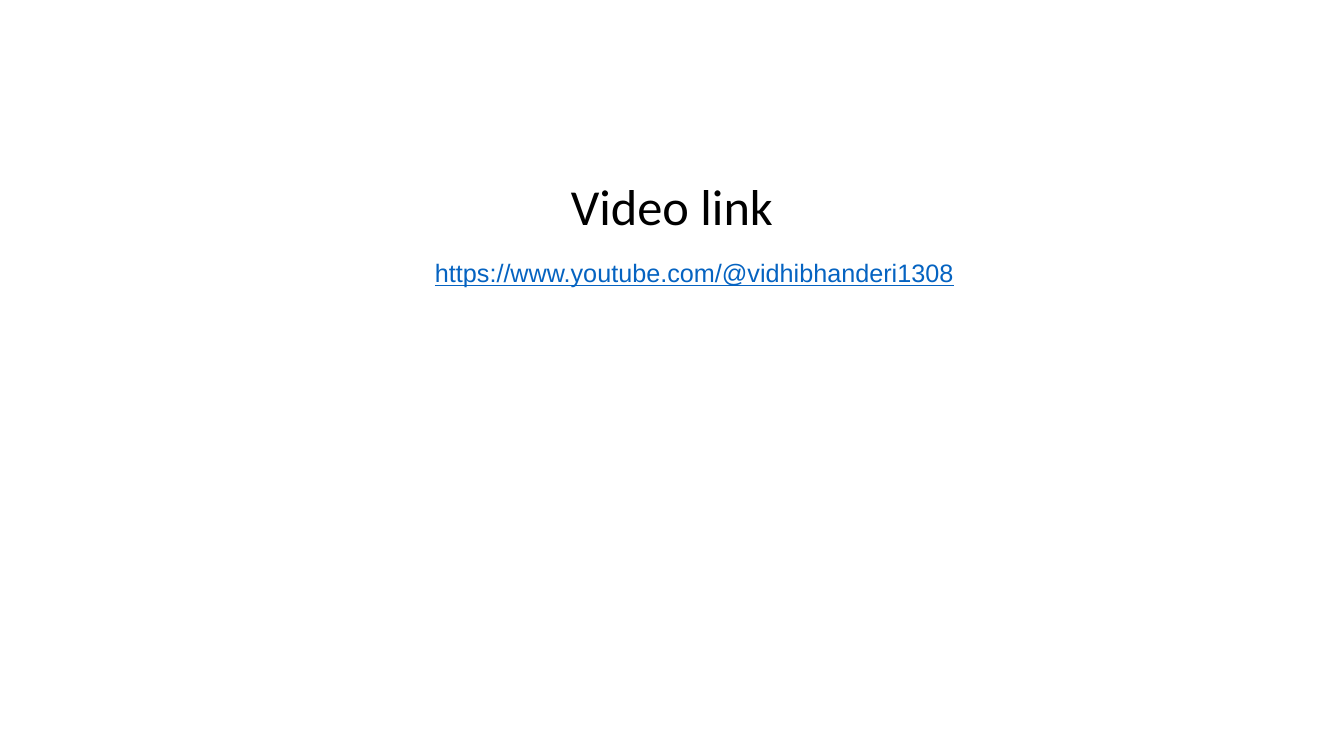
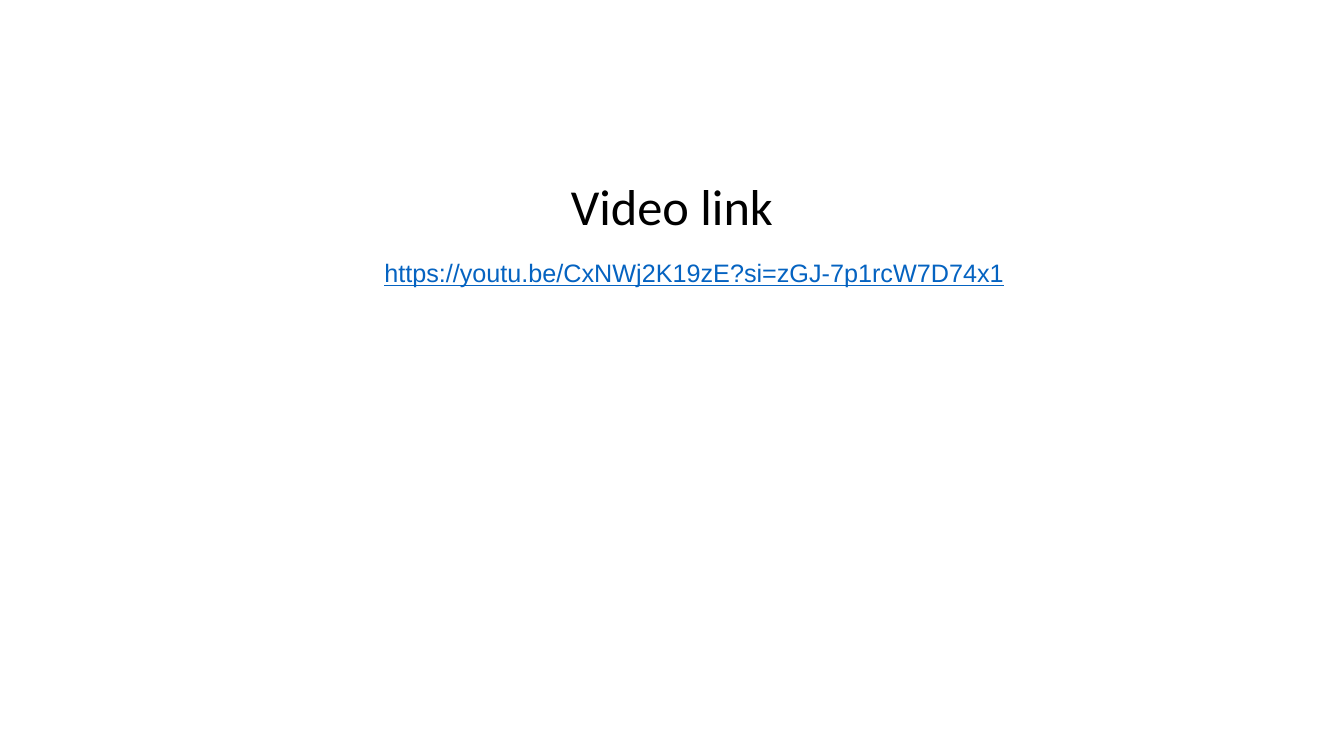
Before and after one commit to vidhibhanderi05/SS-module-1, a slide deck: slide 4 of ss module-1 assignment.pptx. Drawn at 1344x756 pixels with LibreOffice and Linux fonts; fonts in the diff are those of the drawing. Boxes give left, top, right and bottom in pixels: in the first picture for what was removed or moved away, otherwise in the second. Text is boxed around its words. In the diff, an @@ line names an element or a change of style, - is before the commit and + after.

```diff
--- a/ss module-1 assignment.pptx
+++ b/ss module-1 assignment.pptx
@@ subtitle at (x1=384, y1=263, x2=1003, y2=288): text changed @@
-https://www.youtube.com/@vidhibhanderi1308
+https://youtu.be/CxNWj2K19zE?si=zGJ-7p1rcW7D74x1
```
